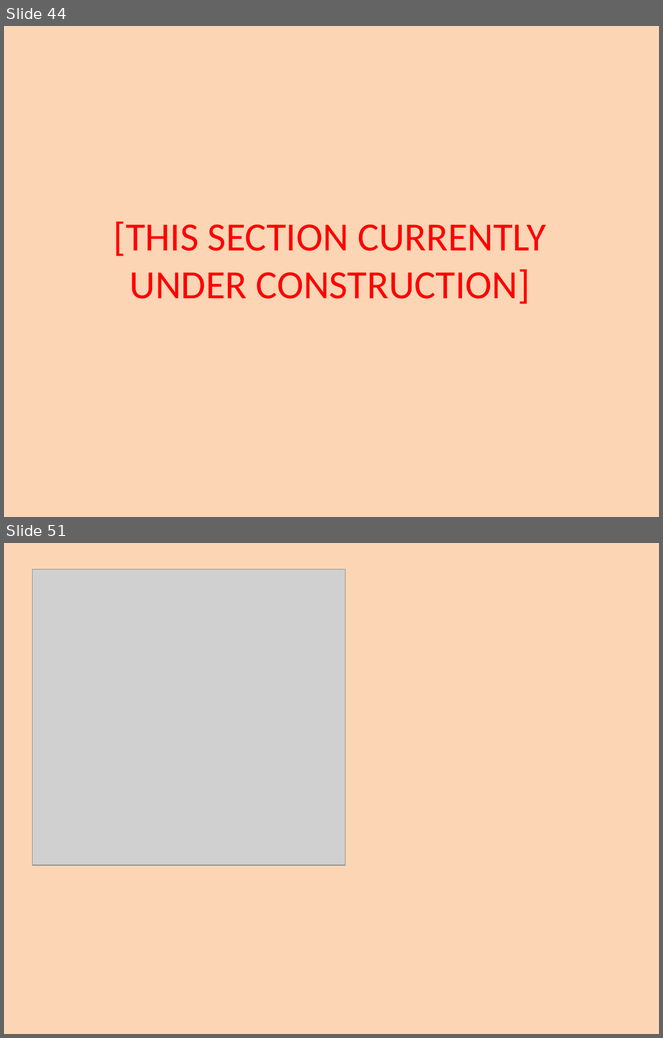
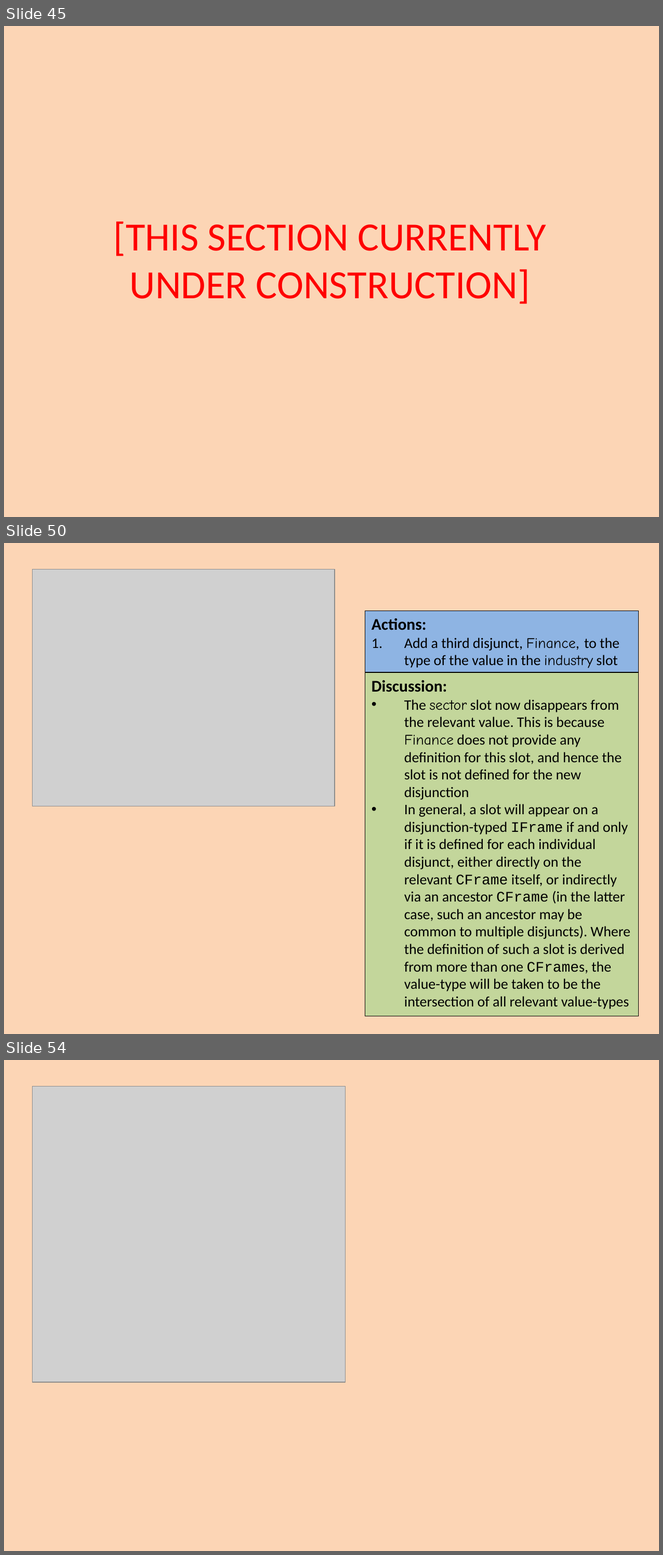
Before and after one commit to colin-puleston/mekon-hobo, a slide deck: docs/MEKON-HOBO Introductory Tutorial.pptx. Shown one above the other, each under a label of ours: slides 44 and 51 before the commit, slides 45, 50 and 54 after it; the slides between them are not shown. The pictures are 663x1038 and 663x1555 pixels, drawn with LibreOffice and Linux fonts; fonts in the diff are those of the drawing; grey boxes stand for pictures. Boxes give left, top, right and bottom in pixels: in the first picture for what was removed or moved away, otherwise in the second. Text is boxed around its words. In the diff, an @@ line names an element or a change of style, - is before the commit and + after.

```diff
--- a/docs/MEKON-HOBO Introductory Tutorial.pptx
+++ b/docs/MEKON-HOBO Introductory Tutorial.pptx
@@ slide 50 added at [4, 543, 659, 1034], background #FCD5B5 @@
@@ picture added at [32, 569, 335, 807] @@
@@ rectangle added at [365, 611, 638, 672], fill #8EB4E3, outline #000000 0.75 pt, 16 pt, text #000000 @@
+Actions:
+1. Add a third disjunct, Finance, to the type of the value in the industry slot
@@ rectangle added at [365, 672, 638, 1017], fill #C3D69B, outline #000000 0.75 pt, 16 pt, text #000000 @@
+Discussion:
+• The sector slot now disappears from the relevant value. This is because Finance does not provide any definition for this slot, and hence the slot is not defined for the new disjunction
+• In general, a slot will appear on a disjunction-typed IFrame if and only if it is defined for each individual disjunct, either directly on the relevant CFrame itself, or indirectly via an ancestor CFrame (in the latter case, such an ancestor may be common to multiple disjuncts). Where the definition of such a slot is derived from more than one CFrames, the value-type will be taken to be the intersection of all relevant value-types
@@ what was slide 44 is now slide 45 @@
@@ what was slide 51 is now slide 54 @@
```
Also in this commit, not shown: 8 slides changed, 8 other slides added, 6 slides removed.
